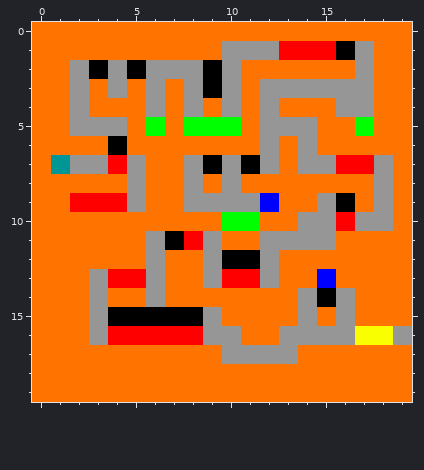
Edited in one commit: pixel-art sprite (gfx/lvl/level7.png). Above: the version before the commit.
The file is 20x20 pixels. Colours within 5 levels of each other are drawn and written as one.
Once edited:
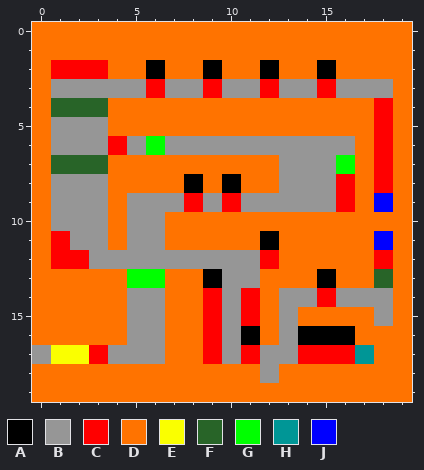
Palette (. is transparent): A #000000  B #969696  C #ff0000  D #ff7300  E #faff00  F #286428  G #00ff00  H #009696  J #0000ff
Difference:
The edit turns colour B into colour A in row 2 at x 6; in row 8 at x 8 and 10; in row 11 at x 12; in row 13 at x 9; in row 16 at x 14 to 16.
The edit turns colour D into colour A in row 2 at x 12 and 15; in row 16 at x 11.
The edit turns colour J into colour A in row 13 at x 15.
The edit turns colour A into colour B in row 12 at x 10 to 11; in row 15 at x 5 to 6.
The edit turns colour C into colour B in row 9 at x 2 to 3; in row 13 at x 10 to 11; in row 16 at x 5 to 6.
The edit turns colour D into colour B in row 3 at x 1, 3, 5, 7, 11 and 18; in row 5 at x 1; in row 6 at x 1 to 3, 5, 7 to 11, 13 and 15 to 16; in row 7 at x 13; in row 8 at x 1 to 3 and 13 to 15; in row 9 at x 1, 6 to 7 and 13 to 14.
The edit turns colour D into colour B in row 10 at x 1 to 3 and 5 to 6; in row 11 at x 2 to 3 and 5; in row 12 at x 3 to 5 and 7 to 8; in row 14 at x 5, 10, 13 and 17 to 18; in row 15 at x 10, 13 and 18; in row 17 at x 0 and 4 to 6.
The edit turns colour D into colour B in row 18 at x 12.
The edit turns colour J into colour B in row 9 at x 12.
The edit turns colour A into colour C in row 2 at x 3; in row 3 at x 9; in row 6 at x 4; in row 9 at x 16; in row 14 at x 15.
The edit turns colour B into colour C in row 2 at x 2; in row 3 at x 6, 12 and 15; in rows 7 to 8 at x 18; in row 9 at x 8 and 10; in row 12 at x 12; in rows 15 to 16 at x 9.
The edit turns colour B into colour C in row 17 at x 11.
The edit turns colour D into colour C in row 2 at x 1; in rows 4 to 6 at x 18; in row 8 at x 16; in row 11 at x 1; in row 12 at x 1 to 2 and 18; in row 14 at x 9 and 11.
The edit turns colour D into colour C in row 15 at x 11; in row 17 at x 3, 9 and 14 to 16.
The edit turns colour A into colour D in row 1 at x 16; in row 2 at x 5; in row 7 at x 9 and 11; in row 11 at x 7; in row 15 at x 4 and 7 to 8.
The edit turns colour B into colour D in row 1 at x 10 to 12 and 17; in row 2 at x 4, 7 to 8, 10 and 17; in row 4 at x 6, 8, 10, 12 and 16 to 17; in row 5 at x 4 and 12 to 14; in row 7 at x 5, 8, 10 and 12; in row 8 at x 5.
The edit turns colour B into colour D in row 10 at x 14 to 15 and 17 to 18; in row 11 at x 9 and 13 to 15; in row 13 at x 3 and 12; in row 14 at x 3; in row 15 at x 3, 14 and 16; in row 16 at x 3 and 19.
The edit turns colour C into colour D in row 1 at x 13 to 15; in row 7 at x 4 and 17; in row 9 at x 4; in row 10 at x 16; in row 11 at x 8; in row 13 at x 4.
The edit turns colour C into colour D in row 16 at x 4 and 7 to 8.
The edit turns colour E into colour D in row 16 at x 17 to 18.
The edit turns colour G into colour D in row 5 at x 6, 8 to 10 and 17; in row 10 at x 10 to 11.
The edit turns colour D into colour E in row 17 at x 1 to 2.
The edit turns colour B into colour F in row 4 at x 2; in row 7 at x 2 to 3.
The edit turns colour D into colour F in row 4 at x 1 and 3; in row 13 at x 18.
The edit turns colour H into colour F in row 7 at x 1.
The edit turns colour B into colour G in row 13 at x 6.
The edit turns colour C into colour G in row 7 at x 16; in row 13 at x 5.
The edit turns colour D into colour G in row 6 at x 6.
The edit turns colour D into colour H in row 17 at x 17.
The edit turns colour B into colour J in row 9 at x 18.
The edit turns colour D into colour J in row 11 at x 18.
